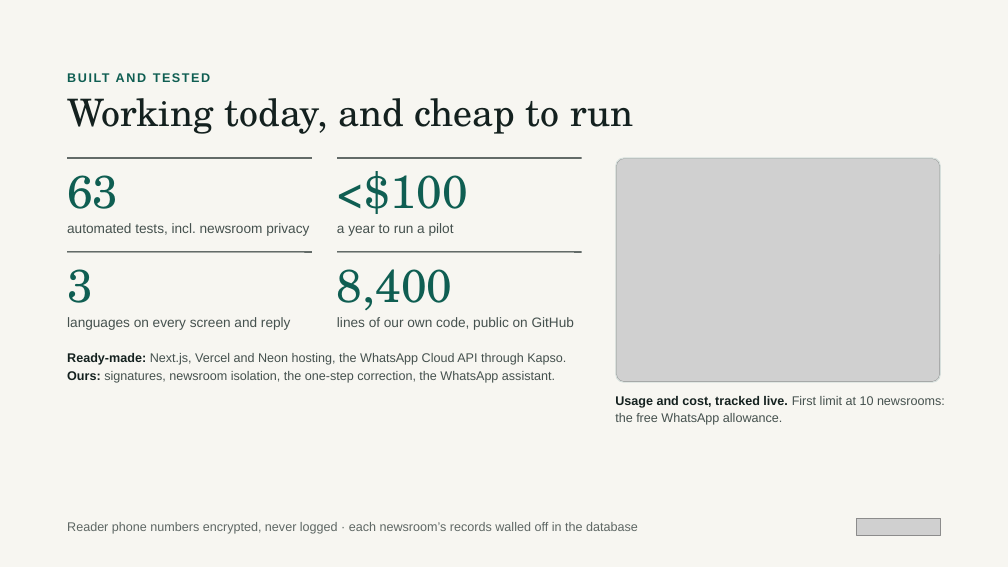
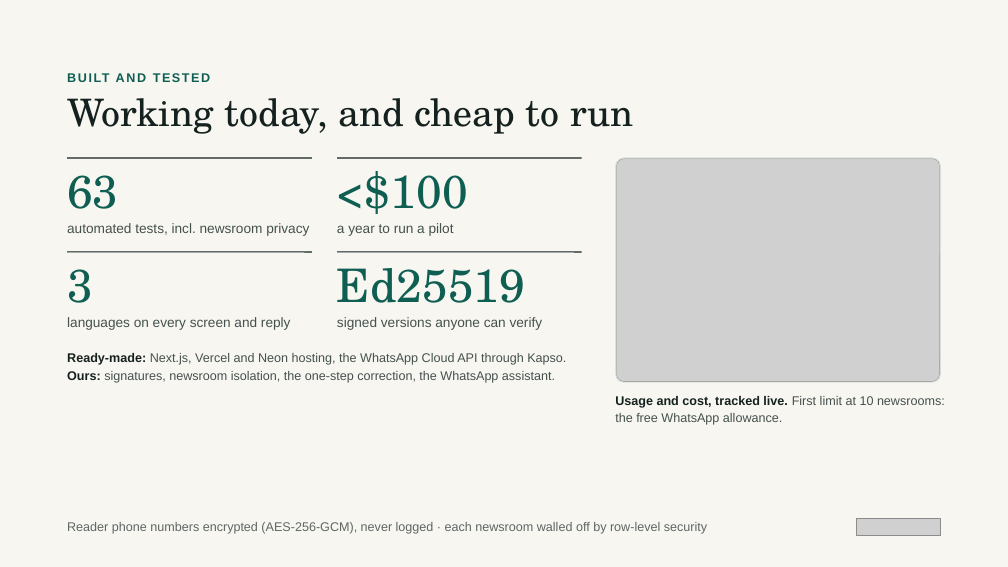
Before and after one commit to harrymakoni-netizen/Vimba-platform-, a slide deck: slide 9 of presentation/Vimba_Pitch_Final.pptx. Drawn at 1008x567 pixels with LibreOffice and Linux fonts; fonts in the diff are those of the drawing; grey boxes stand for pictures. Boxes give left, top, right and bottom in pixels: in the first picture for what was removed or moved away, otherwise in the second. Text is boxed around its words. In the diff, an @@ line names an element or a change of style, - is before the commit and + after.

```diff
--- a/presentation/Vimba_Pitch_Final.pptx
+++ b/presentation/Vimba_Pitch_Final.pptx
@@ text at box(337, 268, 525, 303): text changed @@
-8,400
+Ed25519
@@ text at box(337, 317, 543, 330): text changed @@
-lines of our own code, public on GitHub
+signed versions anyone can verify
@@ text at box(67, 522, 707, 534): text changed @@
-Reader phone numbers encrypted, never logged · each newsroom’s records walled off in the database
+Reader phone numbers encrypted (AES-256-GCM), never logged · each newsroom walled off by row-level security
```
Also in this commit, not shown: 3 other slides changed, 1 slide added, 1 other file.
